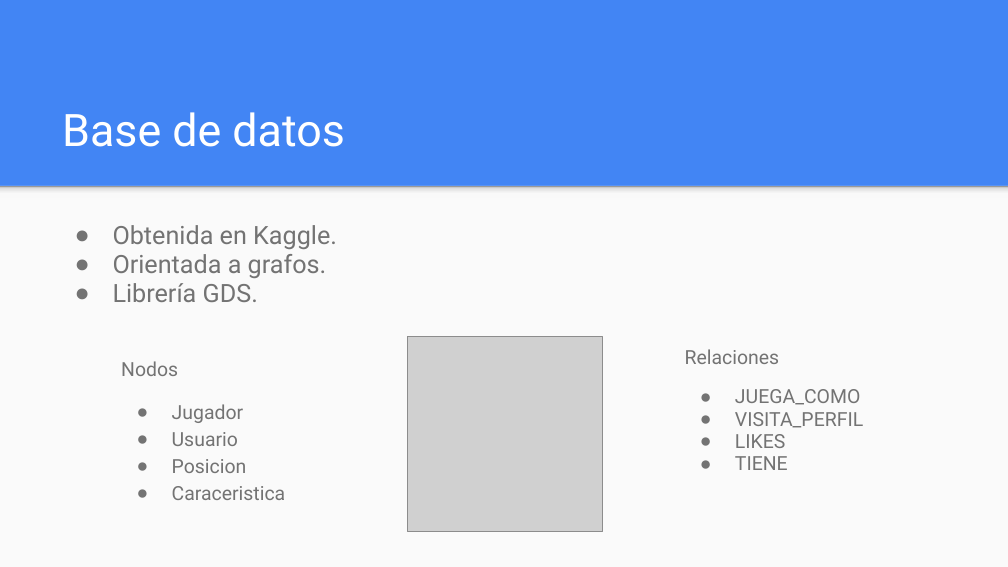
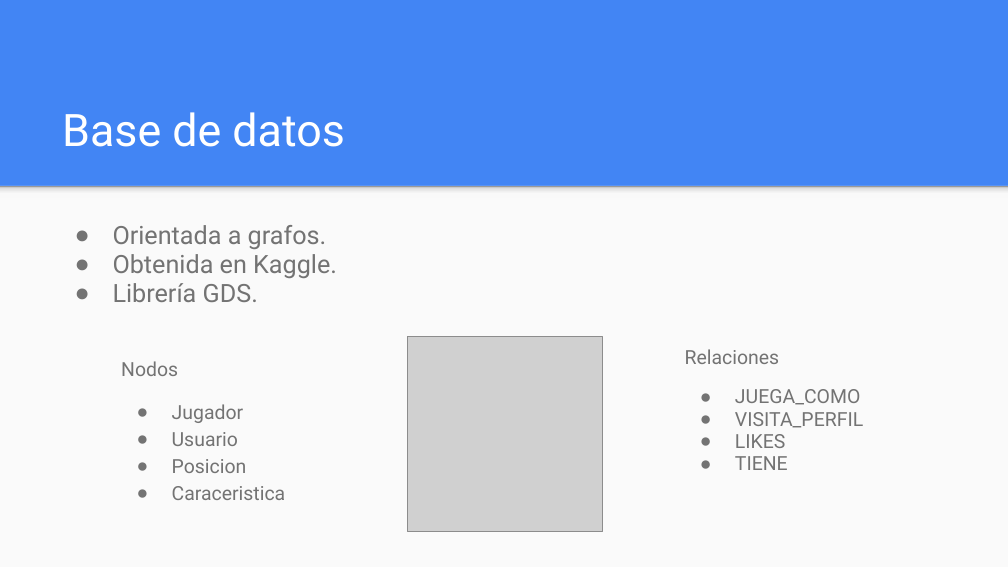
Before and after one commit to MiguelTurr/PracticaSIB, a slide deck: slide 5 of DOCUMENTACION/Presentación.pptx. Drawn at 1008x567 pixels with LibreOffice and Linux fonts; fonts in the diff are those of the drawing; grey boxes stand for pictures. Boxes give left, top, right and bottom in pixels: in the first picture for what was removed or moved away, otherwise in the second. Text is boxed around its words. In the diff, an @@ line names an element or a change of style, - is before the commit and + after.

```diff
--- a/DOCUMENTACION/Presentación.pptx
+++ b/DOCUMENTACION/Presentación.pptx
@@ text at bbox=[113, 225, 327, 249]: paragraph added @@
+● Orientada a grafos.
@@ text at bbox=[113, 254, 327, 278]: paragraph removed @@
-● Orientada a grafos.
```
Also in this commit, not shown: 2 other slides changed, 1 slide added, 3 other files.
